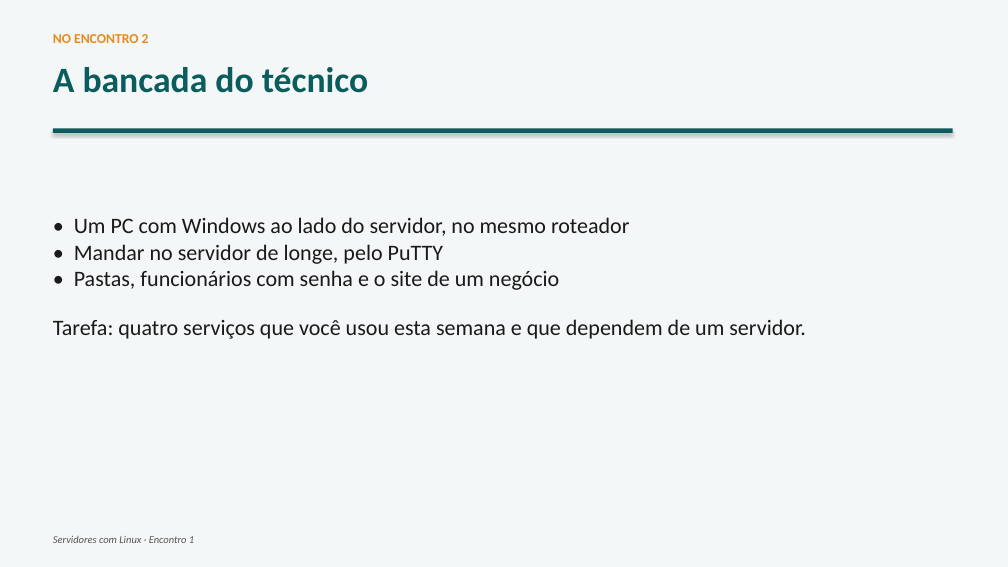
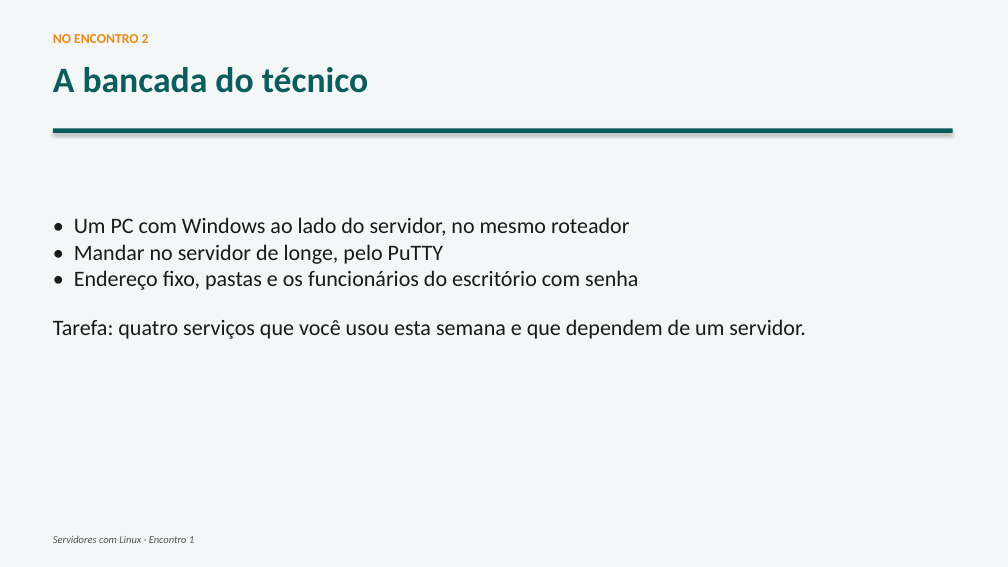
Before and after one commit to joninedel-prog/gerador_contratos, a slide deck: slide 41 of Aula - Servidores 1 - Instalando o Ubuntu e o primeiro site.pptx (slide 37 before the commit). Drawn at 1008x567 pixels with LibreOffice and Linux fonts; fonts in the diff are those of the drawing. Boxes give left, top, right and bottom in pixels: in the first picture for what was removed or moved away, otherwise in the second. Text is boxed around its words. In the diff, an @@ line names an element or a change of style, - is before the commit and + after.

```diff
--- a/Aula - Servidores 1 - Instalando o Ubuntu e o primeiro site.pptx
+++ b/Aula - Servidores 1 - Instalando o Ubuntu e o primeiro site.pptx
@@ text at (x1=74, y1=270, x2=638, y2=290): text changed @@
-• Pastas, funcionários com senha e o site de um negócio
+• Endereço fixo, pastas e os funcionários do escritório com senha
```
Also in this commit, not shown: 4 other slides changed, 4 slides added, 4 other files.
